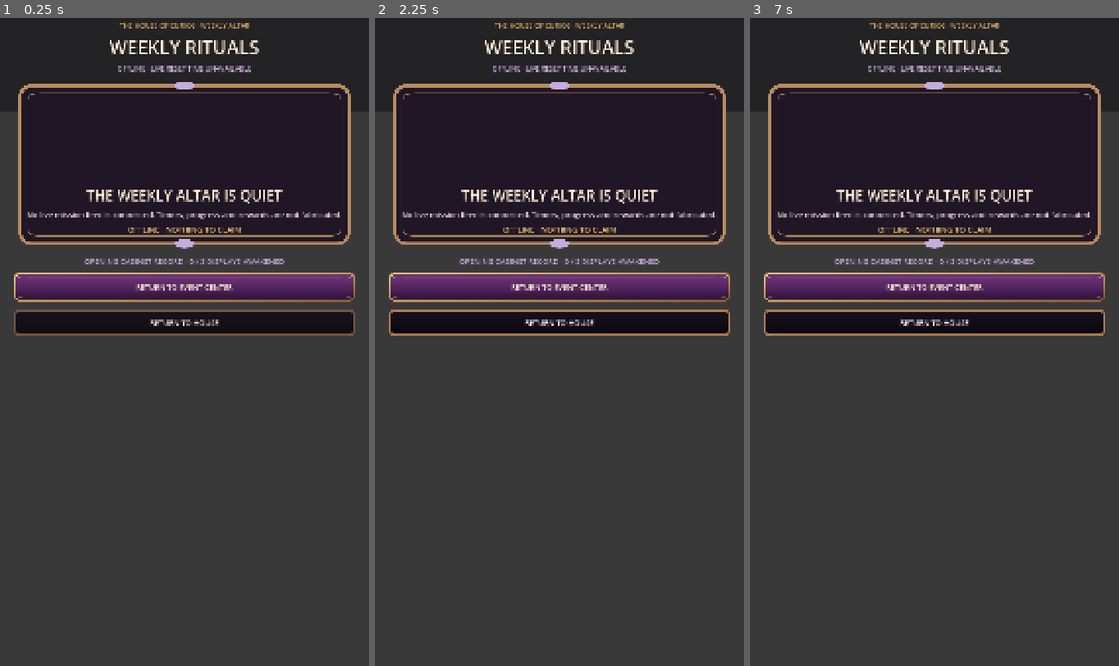
Above: before the commit, frames 1-3 (left to right).
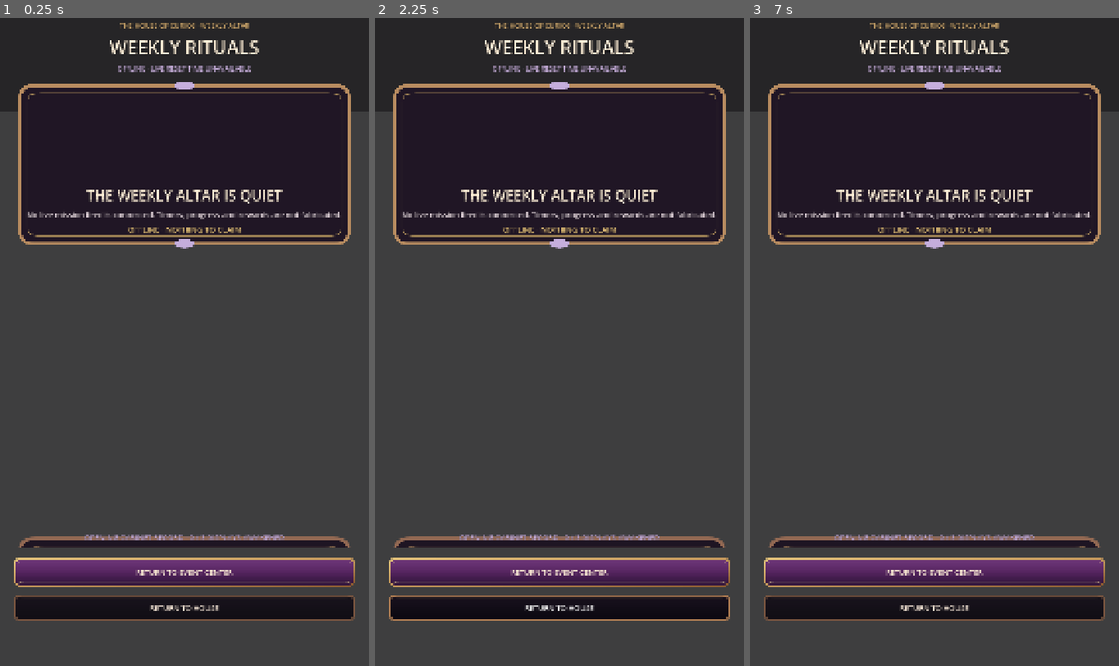
Above: after the commit, the same moments.

Repository: Jay-prodesign/akilta-match3
Game: Godot game, scene res://src/ui/missions/weekly_missions_screen.tscn
Same seed, same stepped clock (60 frames per second), same inputs: the game is played once before the commit and once after it. This scene is started directly instead of the project's main scene.
Inputs (mouse positions are in pixels of both pictures, inside the frame that each line leads up to):
- Up to frame 1 (0.25 s): no input
- Up to frame 2 (2.25 s): tap Enter at 0.5 s; move the mouse to (640, 303) at 0.52 s; click (640, 303) at 0.67 s; click "RETURN TO EVENT CENTER" at 1.25 s; click "RETURN TO HOUSE" at 2 s
- Up to frame 3 (7 s): drag from (860, 367) to (916, 471) at 2.77 s; move the mouse to (971, 192) at 3.52 s; click (971, 192) at 3.67 s; drag from (916, 471) to (823, 238) at 4.27 s; move the mouse to (1045, 439) at 5.02 s; click (1045, 439) at 5.17 s; drag from (823, 238) to (879, 173) at 5.77 s; move the mouse to (952, 335) at 6.52 s; click (952, 335) at 6.67 s

The runs differ from the first frame. In frame 1, 17% of the frame differs, in the area x 3-97%, y 37-94%; in frame 2, 17%; in frame 3, 17%.

Commit message:
Balance Weekly Rituals world stage

Diff:
--- a/src/ui/missions/weekly_missions_screen.gd
+++ b/src/ui/missions/weekly_missions_screen.gd
@@ -21,6 +21,10 @@
 
 func _ready() -> void:
 	ProductionChrome.apply_secondary(empty_state, "weekly_altar")
+	var record_style := ProductionChrome.compact_panel()
+	if record_style != null:
+		opening_record.add_theme_stylebox_override("normal", record_style)
+		opening_record.set_meta("production_chrome_kind", "compact_weekly_record")
 	ProductionChrome.apply_action_button(return_events, "primary", "weekly_events_return")
 	ProductionChrome.apply_action_button(return_house, "utility", "weekly_house_return")
 	return_events.pressed.connect(func(): return_events_requested.emit())
@@ -58,6 +62,8 @@
 		"sealed_offline_art": String(reward_art.get_meta("asset_path", "")).contains("_sealed_"),
 		"production_return_actions": return_events.get_theme_stylebox("normal") is StyleBoxTexture and return_house.get_theme …(249 unchanged characters)…
 		"compact_offline_copy": availability != null and not availability.visible,
+		"intentional_world_stage": ($MissionLayout/StageSpacer as Control) != null and ($MissionLayout/StageSpacer as Control).size_flags_vertical == Control.SIZE_EXPAND_FILL and ($MissionLayout as VBoxContainer).offset_bottom <= -120.0,
+		"asset_backed_opening_record": opening_record != null and opening_record.get_theme_stylebox("normal") is StyleBoxTexture and String(opening_record.get_meta("production_chrome_kind", "")) == "compact_weekly_record",
 		"primary_cta_rounding": return_events.get_theme_stylebox("normal") != null,
 
 	}
--- a/src/ui/missions/weekly_missions_screen.tscn
+++ b/src/ui/missions/weekly_missions_screen.tscn
@@ -71,7 +71,7 @@
 grow_horizontal = 2
 grow_vertical = 2
 mouse_filter = 2
-color = Color(0.018, 0.012, 0.026, 0.26)
+color = Color(0.018, 0.012, 0.026, 0.20)
 
 [node name="HeaderShade" type="ColorRect" parent="."]
 layout_mode = 1
@@ -90,7 +90,7 @@
 offset_left = 34.0
 offset_top = 34.0
 offset_right = -34.0
-offset_bottom = -26.0
+offset_bottom = -126.0
 grow_horizontal = 2
 grow_vertical = 2
 theme_override_constants/separation = 12
@@ -185,7 +185,13 @@
 horizontal_alignment = 1
 autowrap_mode = 2
 
+[node name="StageSpacer" type="Control" parent="MissionLayout"]
+layout_mode = 2
+size_flags_vertical = 3
+mouse_filter = 2
+
 [node name="MissionOpeningRecord" type="Label" parent="MissionLayout"]
+custom_minimum_size = Vector2(0, 62)
 layout_mode = 2
 theme_override_colors/font_color = Color(0.82, 0.72, 0.90, 1)
 theme_override_colors/font_outline_color = Color(0.02, 0.014, 0.028, 0.92)
--- a/tests/unit/test_weekly_missions_screen.gd
+++ b/tests/unit/test_weekly_missions_screen.gd
@@ -26,6 +26,8 @@
 	_expect(bool(contract.get("header_readability_scrim", false)), "Weekly Rituals must retain a dedicated header readability scrim over world art")
 	_expect(bool(contract.get("production_return_actions", false)), "Weekly Rituals returns must use the verified production action chrome family")
 	_expect(bool(contract.get("compact_offline_copy", false)), "Weekly Rituals offline state must hide redundant live-feed copy from the visual stack")
+	_expect(bool(contract.get("intentional_world_stage", false)), "Weekly Rituals must use the lower event world as intentional breathing room instead of leaving accidental dead space")
+	_expect(bool(contract.get("asset_backed_opening_record", false)), "Weekly Rituals opening record must use verified compact production chrome")
 
 	var timer := screen.get_node_or_null("MissionLayout/MissionTimer") as Label
 	var empty := screen.get_node_or_null("MissionLayout/MissionEmptyState") as PanelContainer
@@ -39,6 +41,11 @@
 	_expect(availability != null and availability.text.contains("ONLY WHEN A MISSION FEED IS CONNECTED") and not availability.visible, "Weekly Rituals must retain live-feed truth without duplicating it visually")
 	_expect(art != null and art.texture != null and art.custom_minimum_size.x >= 320.0 and String(art.get_meta("asset_path", "")).contains("_sealed_"), "Weekly altar must retain a hero-scale sealed raster Curio")
 	_expect(record != null and record.text.contains("3 / 3 DISPLAYS AWAKENED"), "Weekly Rituals must reflect opening cabinet record")
+	_expect(record != null and record.custom_minimum_size.y >= 60.0 and record.get_theme_stylebox("normal") is StyleBoxTexture, "Weekly Rituals opening record must read as a compact anchored status plate")
+	var stage_spacer := screen.get_node_or_null("MissionLayout/StageSpacer") as Control
+	var events_return := screen.get_node_or_null("MissionLayout/ReturnToEvents") as Button
+	_expect(stage_spacer != null and stage_spacer.size_flags_vertical == Control.SIZE_EXPAND_FILL, "Weekly Rituals must own an authored world-stage spacer")
+	_expect(events_return != null and events_return.global_position.y > empty.global_position.y + empty.size.y + 120.0, "Weekly Rituals return actions must anchor below the intentional world stage")
 
 	var event_signal := {"hit": false}
 	screen.return_events_requested.connect(func(): event_signal["hit"] = true)
